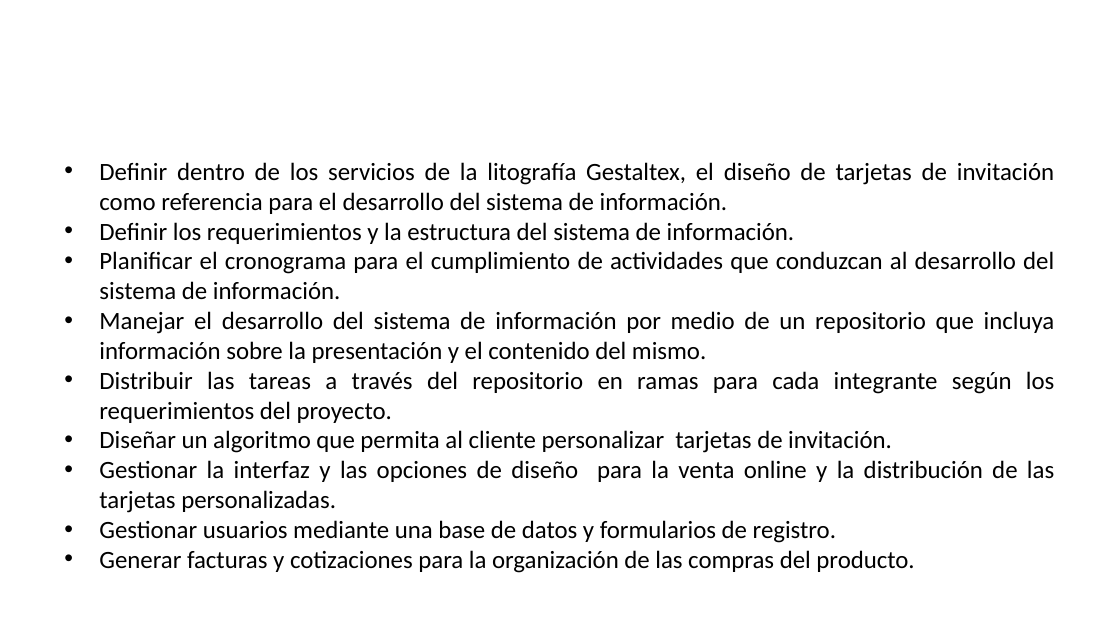
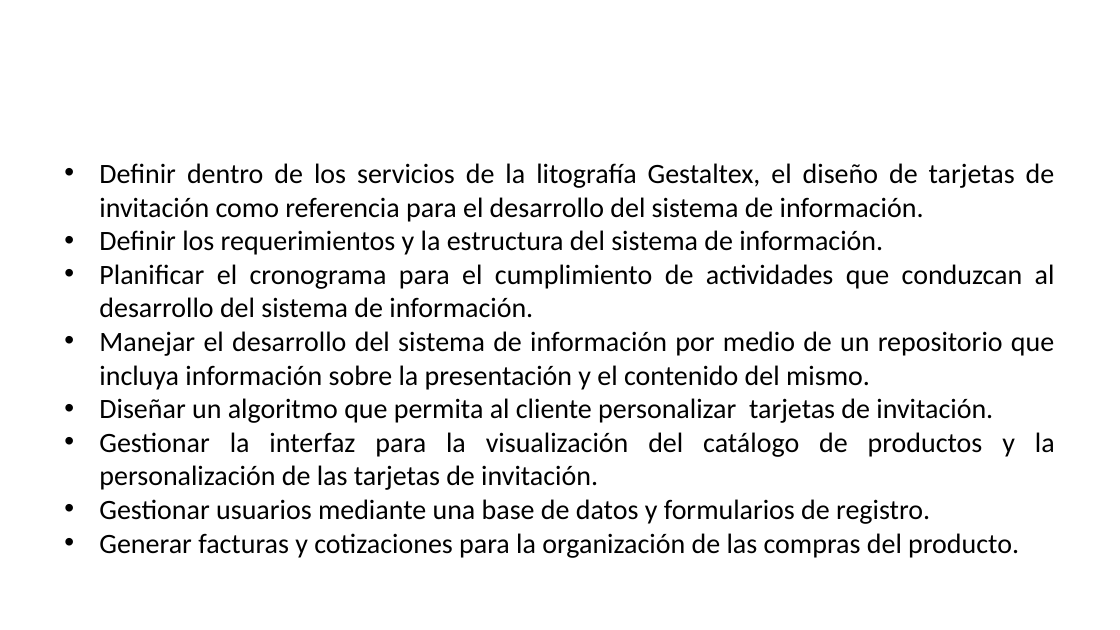
Before and after one commit to senaceet/proyecto-littonet, a slide deck: slide 5 of 01-Análisis/01-Componente metodológico/Grupo4LittoNet.pptx. Drawn at 1120x630 pixels with LibreOffice and Linux fonts; fonts in the diff are those of the drawing; background and template pictures are left out. Boxes give left, top, right and bottom in pixels: in the first picture for what was removed or moved away, otherwise in the second. Text is boxed around its words. In the diff, an @@ line names an element or a change of style, - is before the commit and + after.

```diff
--- a/01-Análisis/01-Componente metodológico/Grupo4LittoNet.pptx
+++ b/01-Análisis/01-Componente metodológico/Grupo4LittoNet.pptx
@@ text at bbox=[99, 163, 1055, 558]: size 16 to 18 pt in "Definir dentro de los servicios de la ...", "Definir los requerimientos y la estructura del ...", "Planificar el cronograma para el cumplimiento de ...", "Manejar el desarrollo del sistema de información ..." and 3 more places @@
@@ text at bbox=[99, 371, 1054, 423]: paragraph removed @@
-• Distribuir las tareas a través del repositorio en ramas para cada integrante según los requerimientos del proyecto.
@@ text at bbox=[99, 432, 1055, 490]: text changed; size 16 to 18 pt @@
-• Gestionar la interfaz y las opciones de diseño para la venta online y la distribución de las tarjetas personalizadas.
+• Gestionar la interfaz para la visualización del catálogo de productos y la personalización de las tarjetas de invitación.
```
Also in this commit, not shown: 2 other slides changed.
